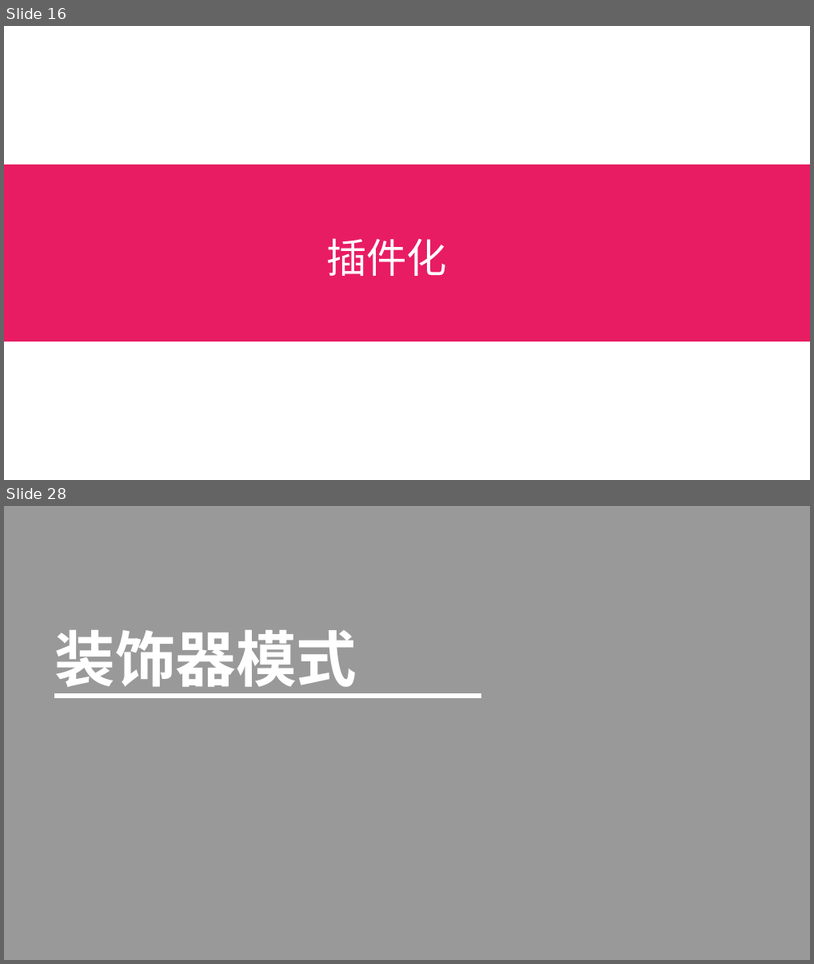
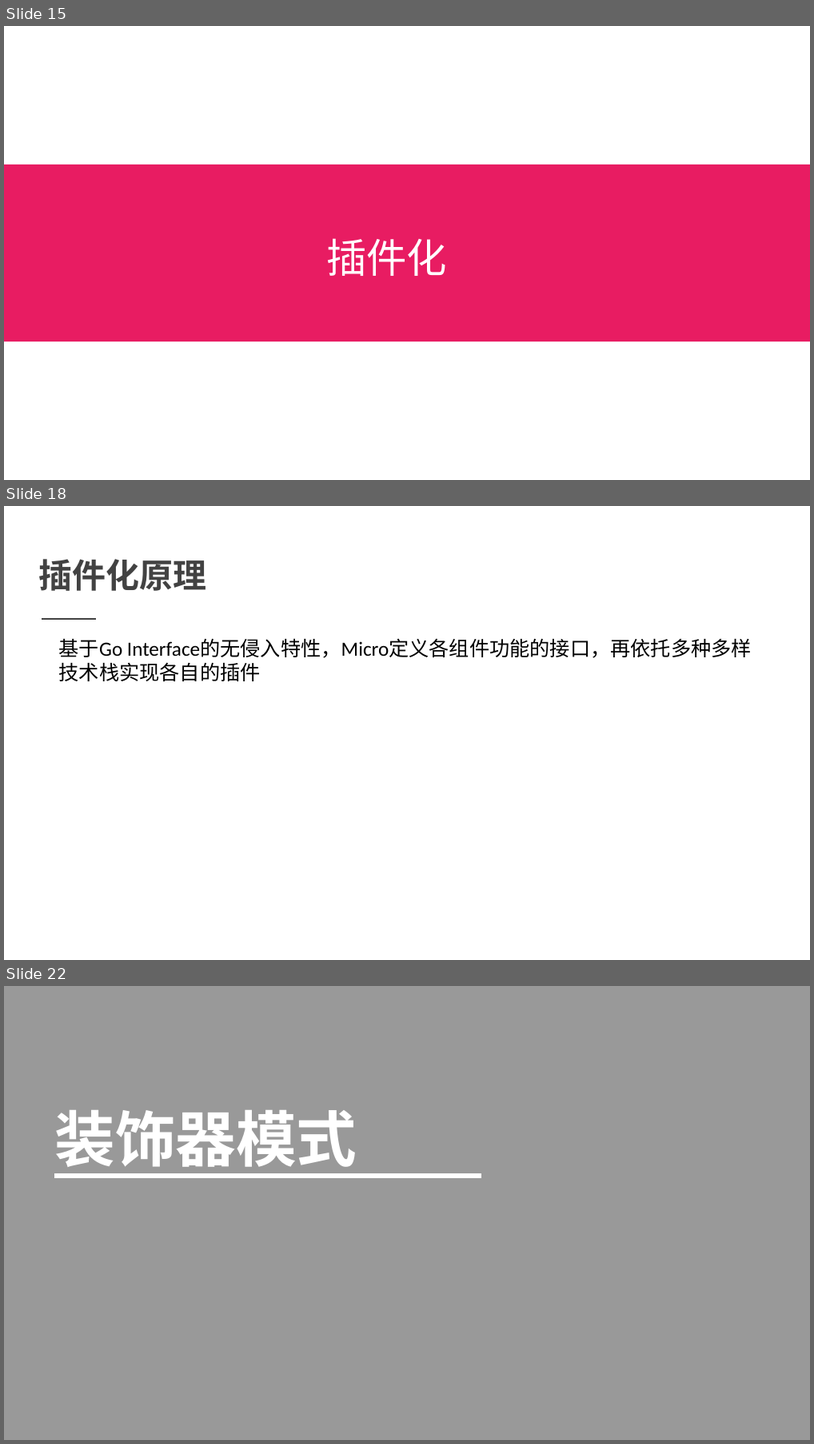
Before and after one commit to printfcoder/stack-rpc-tutorials, a slide deck: others/share/learning-go/【第一期】Go-Micro框架设计.pptx. Shown one above the other, each under a label of ours: slides 16 and 28 before the commit, slides 15, 18 and 22 after it; the slides between them are not shown. The pictures are 814x964 and 814x1444 pixels, drawn with LibreOffice and Linux fonts; fonts in the diff are those of the drawing. Boxes give left, top, right and bottom in pixels: in the first picture for what was removed or moved away, otherwise in the second. Text is boxed around its words. In the diff, an @@ line names an element or a change of style, - is before the commit and + after.

Commit message:
插件化

```diff
--- a/others/share/learning-go/【第一期】Go-Micro框架设计.pptx
+++ b/others/share/learning-go/【第一期】Go-Micro框架设计.pptx
@@ slide 18 added at (4, 506, 810, 960), background #FFFFFF @@
@@ text added at (39, 559, 207, 591), 30 pt, text #424242, bold @@
+插件化原理
@@ freeform shape added at (42, 618, 96, 618), outline #424242 1.5 pt @@
@@ text added at (59, 638, 752, 681), 18 pt, text #000000 @@
+基于Go Interface的无侵入特性，Micro定义各组件功能的接口，再依托多种多样
+技术栈实现各自的插件
@@ what was slide 16 is now slide 15 @@
@@ what was slide 28 is now slide 22 @@
```
Also in this commit, not shown: 6 slides changed, 2 other slides added, 9 slides removed.
